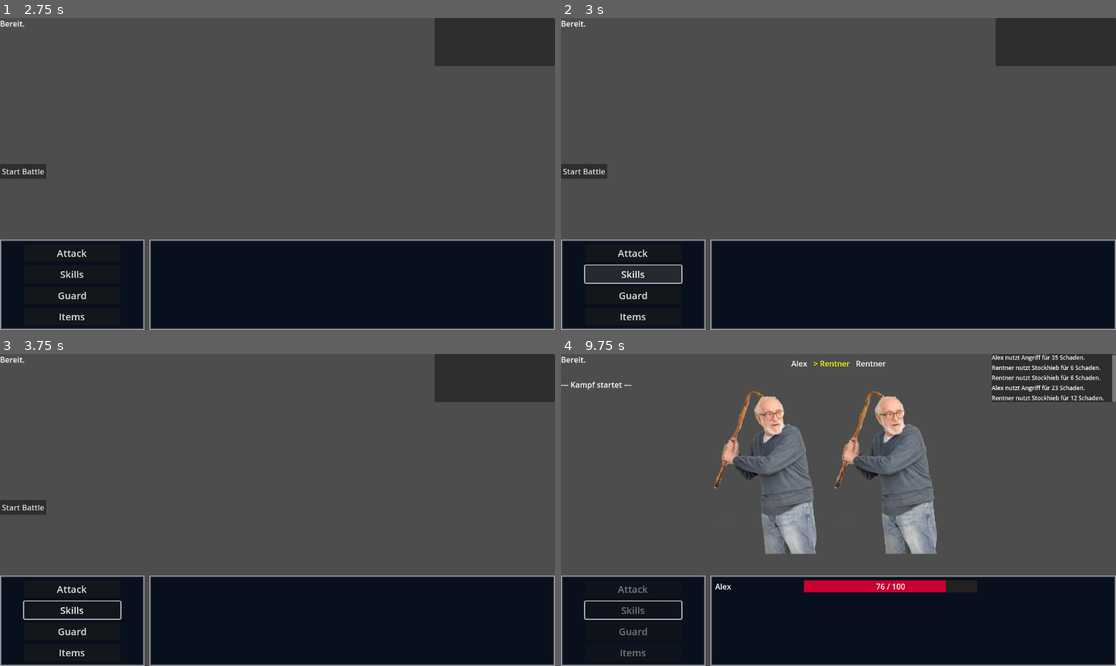
Above: before the commit, frames 1-4 (two rows, left to right).
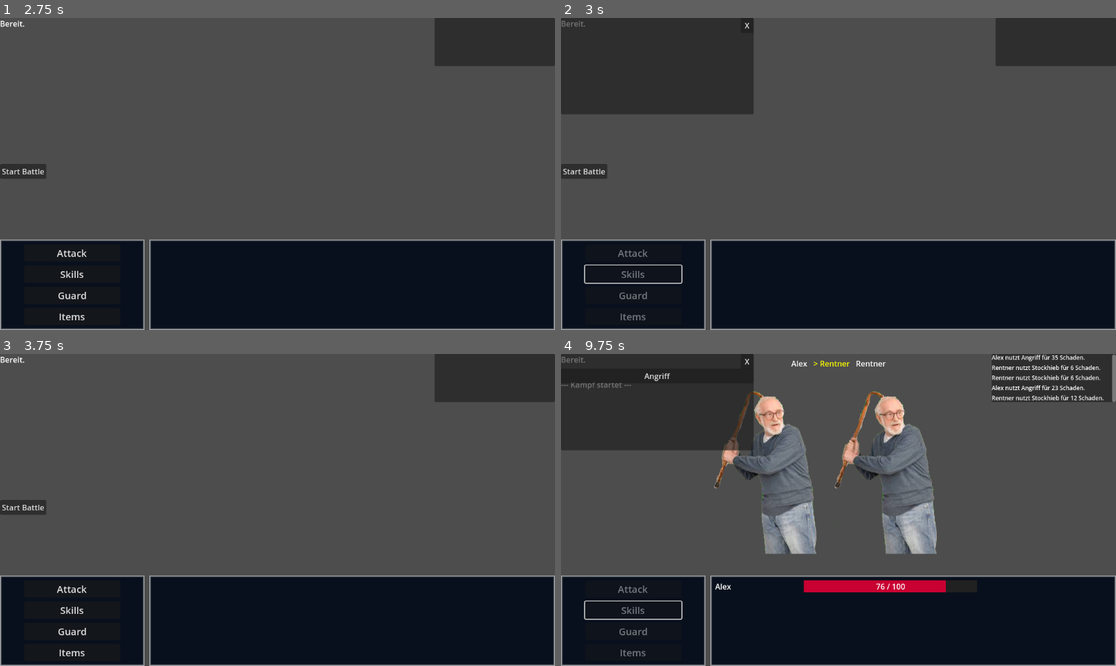
Above: after the commit, the same moments.

Repository: Marv0407/kotstulle-game
Game: Godot game, scene res://scenes/control.tscn
Two runs of this game, one before a commit and one after it. Both use one fixed random seed, a clock stepped at 60 frames per second and the inputs below.
Inputs (mouse positions are in pixels of both pictures, inside the frame that each line leads up to):
- Up to frame 1 (2.75 s): click "Start New Game" at 0.5 s; click (66, 39) at 1.27 s; type "Alex" at 1.35 s; click "Starten" at 2 s
- Up to frame 2 (3 s): click "Skills" at 2.75 s
- Up to frame 3 (3.75 s): click (188, 360) at 3.5 s, where only the run after the commit has a clickable "X"
- Up to frame 4 (9.75 s): click "Start Battle" at 4.25 s; click "Attack" at 5 s; click "Guard" at 5.75 s; tap Enter at 6.5 s; tap Space at 7.25 s; click "Items" at 8 s; click "Attack" at 8.75 s; click "Skills" at 9.5 s

Frame 1 is identical in both runs. In frame 2, 11% of the frame differs, in the area x 0-35%, y 0-97%; in frame 3, 0.1%; in frame 4, 11%.
Error after the commit: Out of bounds get index '0' (on base: 'Array[BattleCharacter]') (res://scripts/battle_manager.gd:150)

Commit message:
Add skill menu UI and integration to battle system
Introduces a new SkillMenu scene and script, connects it to the battle UI, and enables players to select skills during battle. The battle manager now handles opening the skill menu, responding to skill selection or cancellation, and executing the chosen skill. Updates to BattleTest.tscn wire up the new menu and its button.

Diff:
--- a/scenes/BattleTest.tscn
+++ b/scenes/BattleTest.tscn
@@ -1,10 +1,11 @@
-[gd_scene load_steps=10 format=3 uid="uid://dcmvwdjbytety"]
+[gd_scene load_steps=11 format=3 uid="uid://dcmvwdjbytety"]
 
 [ext_resource type="Script" uid="uid://dt83mh3hbxwe6" path="res://scripts/battle_test.gd" id="1_legaw"]
 [ext_resource type="Script" uid="uid://bhdts0363nnm8" path="res://scripts/battle_manager.gd" id="2_tp7yc"]
 [ext_resource type="Script" uid="uid://b4vfx11poblgj" path="res://scripts/char_data.gd" id="3_smx2l"]
 [ext_resource type="Resource" uid="uid://d27kr4qwd3ng" path="res://ressources/Player Characters/hero.tres" id="4_5txia"]
 [ext_resource type="Resource" uid="uid://dayx4q8vorwm3" path="res://ressources/Enemies/Rentner.tres" id="5_766wr"]
+[ext_resource type="PackedScene" uid="uid://bfd1a46xdcclj" path="res://scenes/SkillMenu.tscn" id="6_5txia"]
 [ext_resource type="Script" uid="uid://c3icaeegf4j34" path="res://scripts/party_hud_container.gd" id="6_smx2l"]
 [ext_resource type="PackedScene" uid="uid://xm18nkpojt6g" path="res://scenes/PartyMemberUI.tscn" id="7_5txia"]
 
@@ -50,6 +51,9 @@
 grow_vertical = 2
 
 [node name="CanvasLayer" type="CanvasLayer" parent="DebugUI"]
+
+[node name="SkillMenu" parent="DebugUI/CanvasLayer" instance=ExtResource("6_5txia")]
+visible = false
 
 [node name="TurnOrderContainer" type="HBoxContainer" parent="DebugUI/CanvasLayer"]
 anchors_preset = 5
@@ -184,4 +188,5 @@
 [node name="EnemyPartyContainer" type="Node2D" parent="DebugUI/EnemyPositionAnchor"]
 
 [connection signal="pressed" from="DebugUI/CanvasLayer/PartyMenuContainer/ActionsContainer/ColorRect/VBoxContainer/AttackBtn" to="." method="_on_basic_attack_pressed"]
+[connection signal="pressed" from="DebugUI/CanvasLayer/PartyMenuContainer/ActionsContainer/ColorRect/VBoxContainer/SkillsBtn" to="BattleManager" method="_on_skills_btn_pressed"]
 [connection signal="pressed" from="DebugUI/VBoxContainer/StartBattleBtn" to="." method="_on_start_battle_btn_pressed"]
--- /dev/null
+++ b/scenes/SkillMenu.tscn
@@ -0,0 +1,29 @@
+[gd_scene load_steps=2 format=3 uid="uid://bfd1a46xdcclj"]
+
+[ext_resource type="Script" uid="uid://cvp8bkub5g2b5" path="res://scripts/skill_menu.gd" id="1_kleee"]
+
+[node name="SkillMenu" type="PanelContainer"]
+custom_minimum_size = Vector2(400, 200)
+offset_right = 27.0
+offset_bottom = 31.0
+script = ExtResource("1_kleee")
+
+[node name="BackBtn" type="Button" parent="."]
+layout_mode = 2
+size_flags_horizontal = 8
+size_flags_vertical = 0
+text = " X "
+
+[node name="ScrollContainer" type="ScrollContainer" parent="."]
+custom_minimum_size = Vector2(0, 170)
+layout_mode = 2
+size_flags_vertical = 8
+horizontal_scroll_mode = 0
+
+[node name="VBoxContainer" type="VBoxContainer" parent="ScrollContainer"]
+layout_mode = 2
+size_flags_horizontal = 3
+size_flags_vertical = 3
+theme_override_constants/separation = 8
+
+[connection signal="pressed" from="BackBtn" to="." method="_on_back_btn_pressed"]
--- a/scripts/battle_manager.gd
+++ b/scripts/battle_manager.gd
@@ -23,7 +23,13 @@
 @onready var spawn_point = $"../DebugUI/EnemyPositionAnchor/EnemyPartyContainer"
 @onready var party_panel: PartyHUD = $"../DebugUI/CanvasLayer/PartyMenuContainer/ColorRect/PartyHUDContainer"
 @onready var log_container = $"../DebugUI/CanvasLayer/PanelContainer/ScrollContainer/LogContainer"
+@onready var skill_menu = $"../DebugUI/CanvasLayer/SkillMenu"
 #endregion
+
+func _ready():
+	skill_menu.skill_selected.connect(_on_skill_chosen)
+	skill_menu.canceled.connect(_on_skill_menu_canceled)
+	skill_menu.hide()
 
 ####################
 # Functions
@@ -317,6 +323,25 @@
 	if target.current_hp <= 0:
 		post_log(target.data.name + " wurde besiegt!", Color.ORANGE_RED)
 		despawn_enemy_visual(target)
+
+func open_skill_menu():
+	var actor = get_current_actor()
+	set_player_ui_enabled(false)
+	skill_menu.setup(actor)
+	skill_menu.show()
+
+func _on_skill_chosen(skill: SkillData):
+	skill_menu.hide()
+	# TODO: hier wieder Targeting System später einbauen
+	execute_skill(get_current_actor(), skill, enemies[0])
+
+func _on_skill_menu_canceled():
+	skill_menu.hide()
+	set_player_ui_enabled(true)
+
+func _on_skills_btn_pressed() -> void:
+	open_skill_menu()
+
 #endregion
 
 #region LOGIC
--- /dev/null
+++ b/scripts/skill_menu.gd
@@ -0,0 +1,19 @@
+extends PanelContainer
+
+signal skill_selected(skill: SkillData)
+signal canceled
+
+@onready var list = $ScrollContainer/VBoxContainer
+
+func setup(actor: BattleCharacter):
+	for child in list.get_children():
+		child.queue_free()
+
+	for skill in actor.data.skills:
+		var btn = Button.new()
+		btn.text = skill.skill_name
+		btn.pressed.connect(func(): emit_signal("skill_selected", skill))
+		list.add_child(btn)
+
+func _on_back_btn_pressed() -> void:
+	canceled.emit()
Not shown, added: scripts/skill_menu.gd.uid
